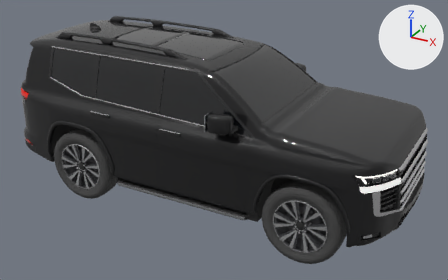
What one commit did to the Blender file tool/vehicle3d/suv_model/suv.blend.
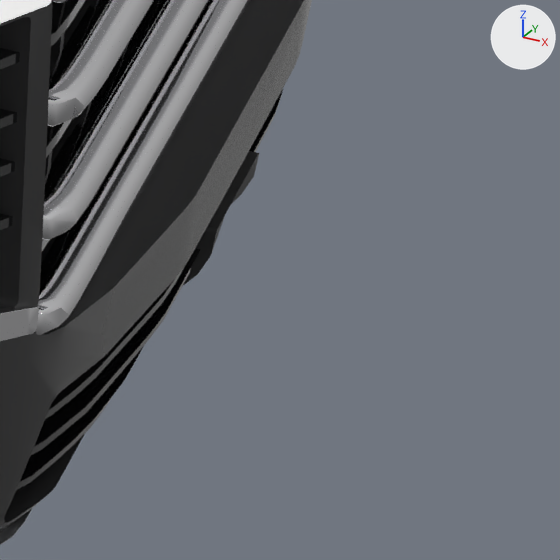
Each version appears first whole from a camera (50 mm lens) standing at (3.48, -6.03, 3.72) and looking at (0.18, -0.02, 0.72), and next in a close-up on the part from 89% to 99% of the width and 65% to 82% of the height. Lighting does not change. The marker at upper right points along +X, +Y and +Z. The older version's two pictures come first.

Names of what the first close-up shows: 'body', 'front_black_gloss', 'front_chrome', 'front_day_light', 'front_trim_black' and 1 more.
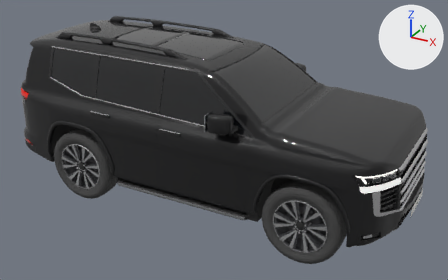
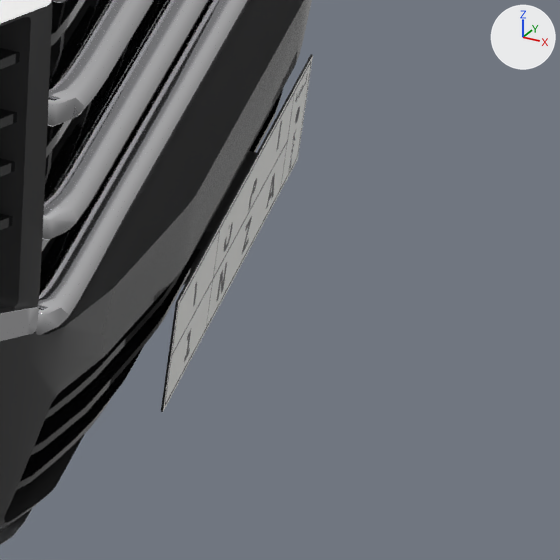
What the commit changed:
Picture 'plate.png' (img_plate_png) is new.
Material 'number_plate' (mat_number_plate) is new.
Its texture is img_plate_png.
Its roughness is 0.35.
Mesh me_plate_front is new.
It is a box spanning x 2.494..2.496, y -0.26..0.26, z 0.423..0.533.
It uses material mat_number_plate (picture img_plate_png).
Object 'plate_front' (ob_plate_front) is new; it shows me_plate_front.
Its location is (0.0, 0.0, 0.0).

Changed parts and their boxes (x1, y1, x2, y2) in the close-ups (560 x 560 px):
'plate_front', added: after (161, 54, 313, 412)
